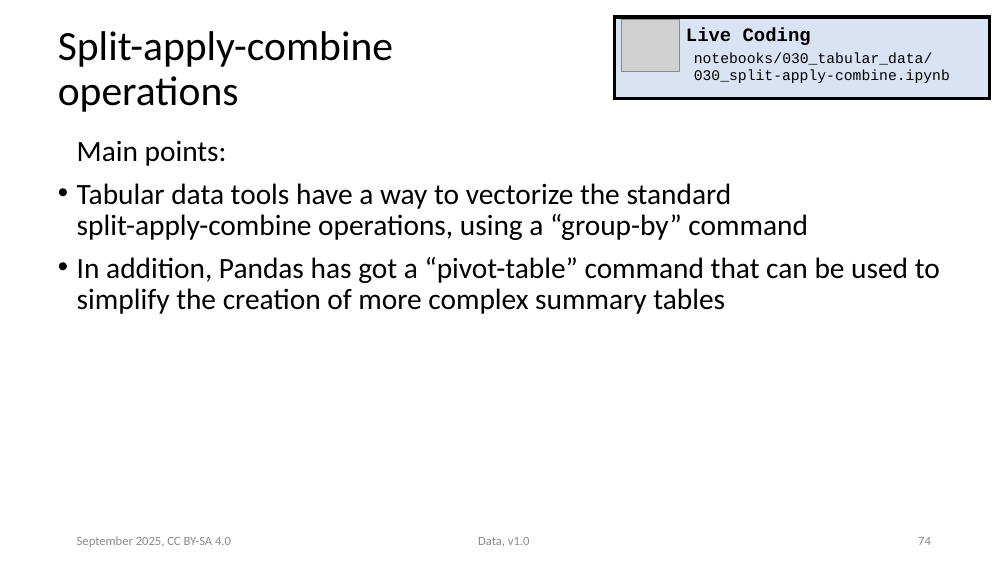
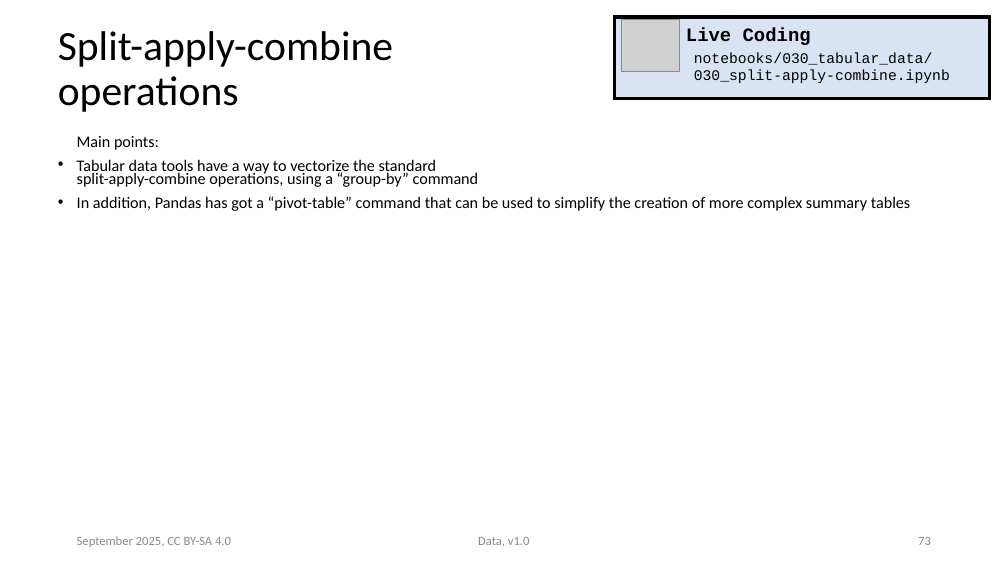
Before and after one commit to ASPP/data_class, a slide deck: slide 73 of tabular_data.pptx (slide 74 before the commit). Drawn at 1008x567 pixels with LibreOffice and Linux fonts; fonts in the diff are those of the drawing; grey boxes stand for pictures. Boxes give left, top, right and bottom in pixels: in the first picture for what was removed or moved away, otherwise in the second. Text is boxed around its words. In the diff, an @@ line names an element or a change of style, - is before the commit and + after.

Commit message:
Fix tabular pptx style and export to pdf

```diff
--- a/tabular_data.pptx
+++ b/tabular_data.pptx
@@ text "Main points:" at [77, 136, 910, 211]: size 28 to 15.4 pt; line spacing 0.9 to 0.7 @@
@@ page number at [918, 537, 931, 545]: text changed @@
-74
+73
```
Also in this commit, not shown: 12 other slides changed, 1 slide removed, 1 other file.
